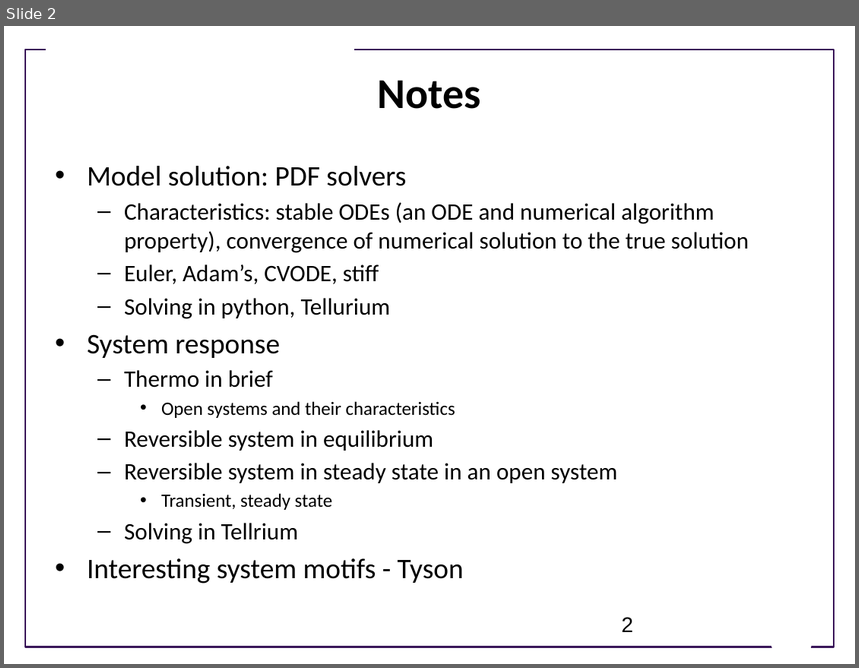
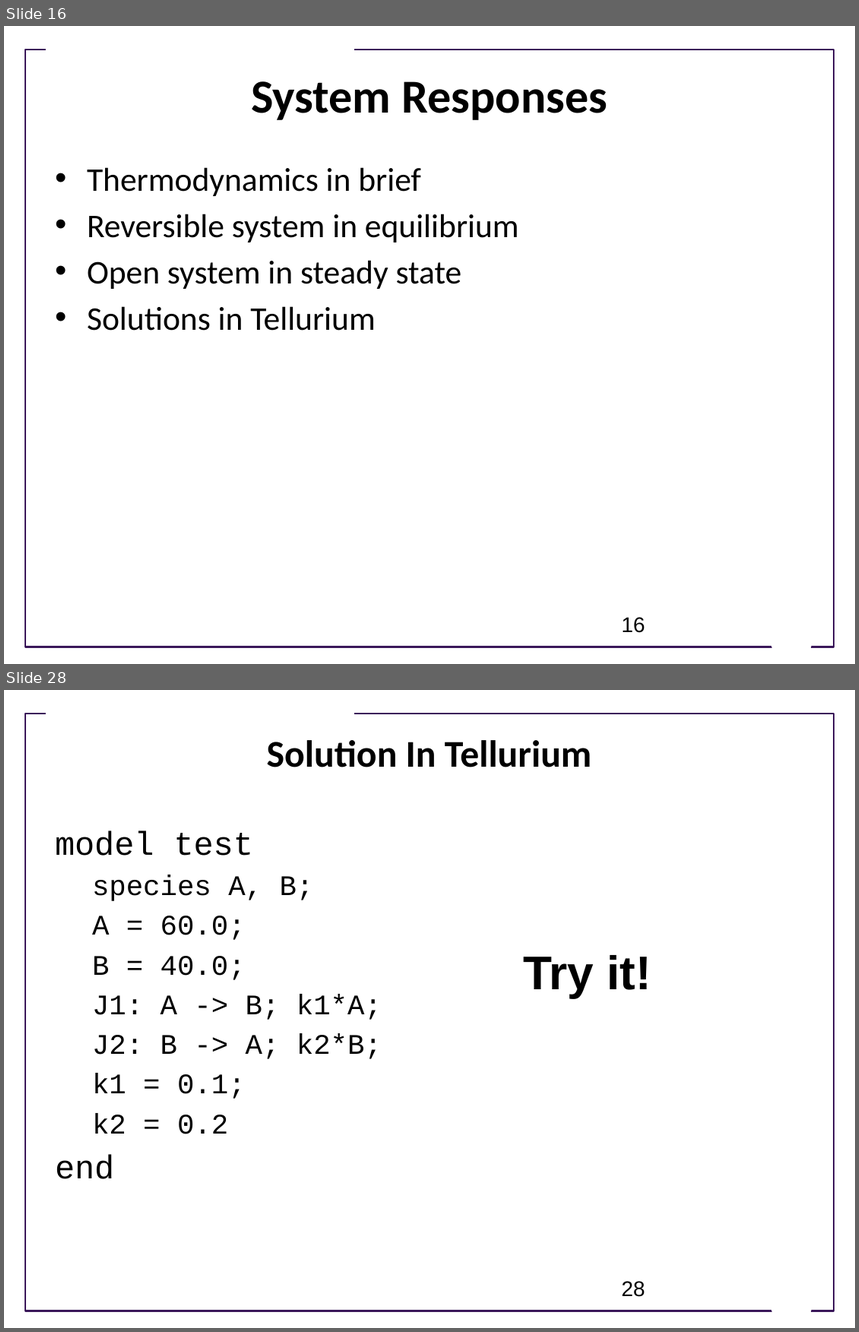
Before and after one commit to ModelEngineering/advancing-biomedical-models, a slide deck: Lectures/Week_2/CSE 599V Lecture 6 - Model Evaluation and System Responses.pptx. Shown one above the other, each under a label of ours: slide 2 before the commit, slides 16 and 28 after it; the slides between them are not shown. The pictures are 859x668 and 859x1332 pixels, drawn with LibreOffice and Linux fonts; fonts in the diff are those of the drawing; background and template pictures are left out. Boxes give left, top, right and bottom in pixels: in the first picture for what was removed or moved away, otherwise in the second. Text is boxed around its words. In the diff, an @@ line names an element or a change of style, - is before the commit and + after.

```diff
--- a/Lectures/Week_2/CSE 599V Lecture 6 - Model Evaluation and System Responses.pptx
+++ b/Lectures/Week_2/CSE 599V Lecture 6 - Model Evaluation and System Responses.pptx
@@ slide 28 added at bbox=[4, 690, 855, 1328], background #FFFFFF; not listed: 3 template elements that a slide beside it also shows @@
@@ title added at bbox=[267, 740, 592, 768], 32 pt, text #000000, bold @@
+Solution In Tellurium
@@ text added at bbox=[55, 831, 382, 1179], 24 pt, text #000000 @@
+model test
+  species A, B;
+  A = 60.0;
+  B = 40.0;
+  J1: A -> B; k1*A;
+  J2: B -> A; k2*B;
+  k1 = 0.1;
+  k2 = 0.2
+end
@@ text added at bbox=[523, 955, 652, 998], 40 pt, text #000000, bold @@
+Try it!
@@ page number added at bbox=[622, 1281, 645, 1297], 18 pt, text #000000 @@
+28
@@ what was slide 2 is now slide 16 @@
@@ slide 16 changed as well @@
@@ title added at bbox=[251, 81, 608, 120], 40 pt, text #000000, bold @@
+System Responses
@@ title removed at bbox=[378, 80, 481, 109] @@
-Notes
@@ text at bbox=[87, 167, 421, 196]: text changed; size 20 to 28 pt @@
-• Model solution: PDF solvers
-  – Characteristics: stable ODEs (an ODE and numerical algorithm property), convergence of numerical solution to the true solution
-  – Euler, Adam’s, CVODE, stiff
-  – Solving in python, Tellurium
-• System response
-  – Thermo in brief
-    • Open systems and their characteristics
+• Thermodynamics in brief
@@ text at bbox=[87, 214, 519, 243]: size 20 to 28 pt in "Reversible system in equilibrium"; bullet – to •; list level 2 to 1 in "Reversible system in equilibrium" @@
@@ text at bbox=[87, 260, 462, 331]: text changed; size 20 to 28 pt @@
-  – Reversible system in steady state in an open system
-    • Transient, steady state
-  – Solving in Tellrium
-• Interesting system motifs - Tyson
+• Open system in steady state
+• Solutions in Tellurium
@@ page number at bbox=[622, 617, 645, 633]: text changed @@
-2
+16
```
Also in this commit, not shown: 3 other slides changed, 24 other slides added, 25 slides removed.
